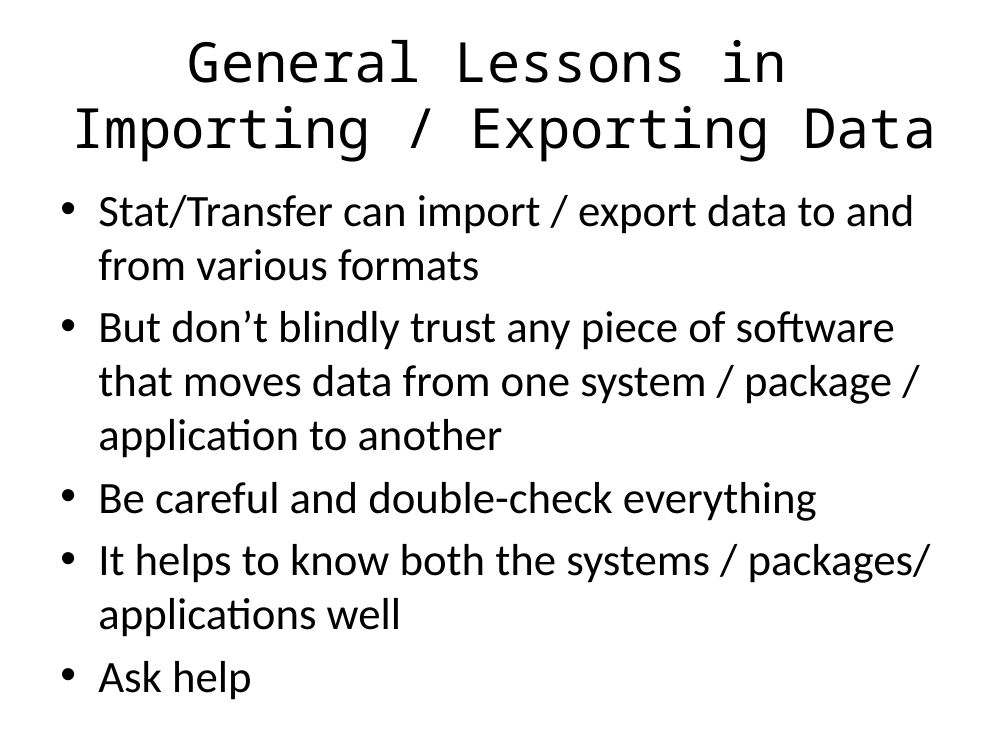
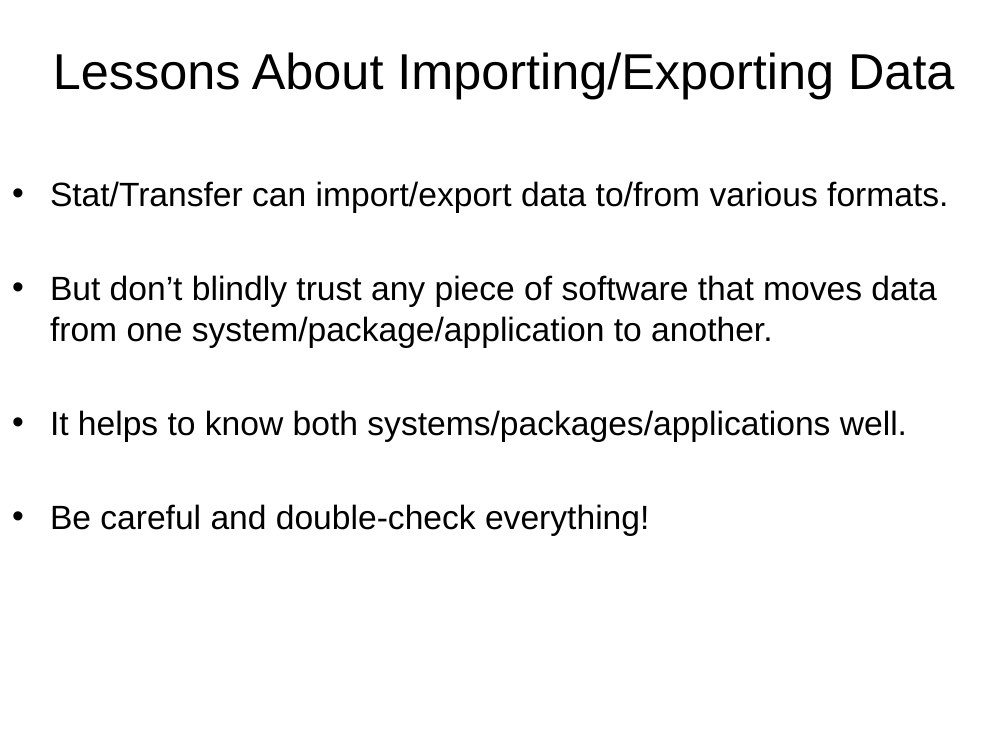
Before and after one commit to Chang-Y-Chung/dm, a slide deck: slide 24 of dm.pptx (slide 32 before the commit). Drawn at 1008x756 pixels with LibreOffice and Linux fonts; fonts in the diff are those of the drawing. Boxes give left, top, right and bottom in pixels: in the first picture for what was removed or moved away, otherwise in the second. Text is boxed around its words. In the diff, an @@ line names an element or a change of style, - is before the commit and + after.

```diff
--- a/dm.pptx
+++ b/dm.pptx
@@ title at [53,52,954,98]: text changed; size 39.6 to 36 pt; font Noto Sans Mono to Arial @@
-General Lessons in
-Importing / Exporting Data
+Lessons About Importing/Exporting Data
@@ text at [50,181,948,536]: text changed; size 32 to 24 pt; font Calibri to Arial @@
-• Stat/Transfer can import / export data to and from various formats
-• But don’t blindly trust any piece of software that moves data from one system / package / application to another
-• Be careful and double-check everything
-• It helps to know both the systems / packages/ applications well
-• Ask help
+• Stat/Transfer can import/export data to/from various formats.
+• But don’t blindly trust any piece of software that moves data from one system/package/application to another.
+• It helps to know both systems/packages/applications well.
+• Be careful and double-check everything!
```
Also in this commit, not shown: 22 other slides changed, 1 slide added, 9 slides removed.
